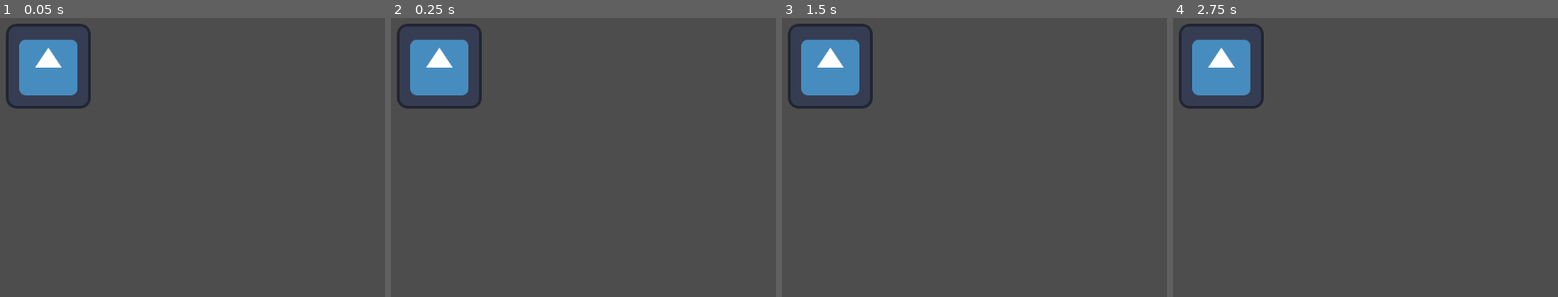
Above: before the commit, frames 1-4 (left to right).
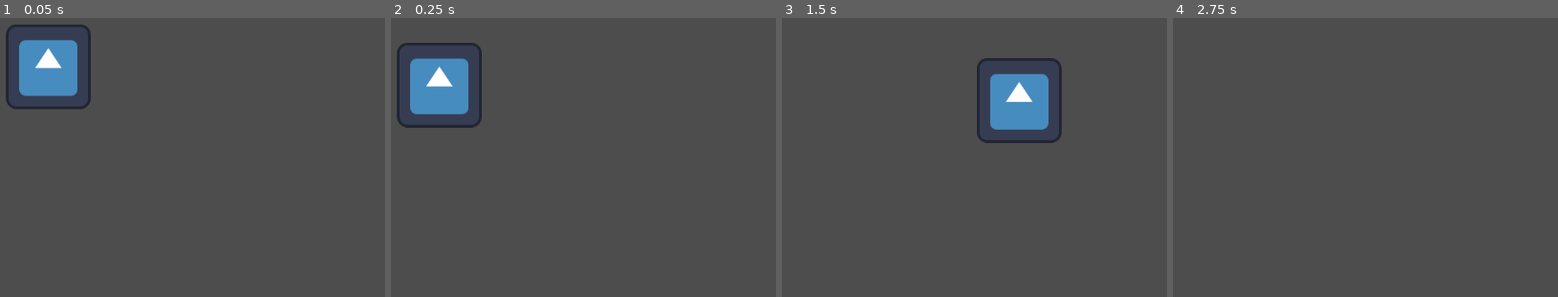
Above: after the commit, the same moments.

Repository: mustard221/GamesNow
Game: Godot game, scene res://Moving.tscn
Same seed, same stepped clock (60 frames per second), same inputs: the game is played once before the commit and once after it. The project has no main scene, so this scene is started directly. The engine's default icon, where the game draws it, is replaced by a stand-in: a white triangle on a blue panel in a dark square.
Inputs:
- Up to frame 1 (0.05 s): no input
- Up to frame 2 (0.25 s): no input
- Up to frame 3 (1.5 s): tap Enter (ui_accept) at 0.5, 0.6, 0.77, 1.07, 1.35 s; hold Right (ui_right) from 0.53 s (still down)
- Up to frame 4 (2.75 s): tap Enter (ui_accept) at 1.52, 1.82, 2.1 s; release Right (ui_right) at 2.03 s; hold Left (ui_left) from 2.03 s (still down)

The runs differ from the first frame. In frame 1, 0.2% of the frame differs, in the area x 3-23%, y 2-33%; in frame 2, 3.4%; in frame 3, 7.8%, in the area x 1-73%, y 2-45%; in frame 4, 3.9%.

Commit message:
IT MOVES AND JUMPS

Diff:
--- a/gamejammovementtest1/Moving.tscn
+++ b/gamejammovementtest1/Moving.tscn
@@ -1,16 +1,31 @@
-[gd_scene load_steps=3 format=3 uid="uid://bx2jtl4f3npd2"]
+[gd_scene load_steps=5 format=3 uid="uid://bx2jtl4f3npd2"]
 
+[ext_resource type="Script" path="res://Player.gd" id="1_eoixu"]
 [ext_resource type="Texture2D" uid="uid://deyo0lkjg22yg" path="res://icon.svg" id="1_jw0fu"]
 
 [sub_resource type="CapsuleShape2D" id="CapsuleShape2D_451oq"]
 radius = 15.0
 
-[node name="CharacterBody2D" type="CharacterBody2D"]
+[sub_resource type="RectangleShape2D" id="RectangleShape2D_e6asq"]
+
+[node name="Node2D" type="Node2D"]
+
+[node name="Player" type="CharacterBody2D" parent="."]
 position = Vector2(569, 282)
+disable_mode = 1
+script = ExtResource("1_eoixu")
 
-[node name="Sprite2D" type="Sprite2D" parent="."]
+[node name="Sprite2D" type="Sprite2D" parent="Player"]
 texture = ExtResource("1_jw0fu")
 
-[node name="CollisionShape2D" type="CollisionShape2D" parent="."]
+[node name="CollisionShape2D" type="CollisionShape2D" parent="Player"]
 scale = Vector2(3.88, 4.2)
 shape = SubResource("CapsuleShape2D_451oq")
+
+[node name="StaticBody2D" type="StaticBody2D" parent="."]
+position = Vector2(573, 461)
+
+[node name="CollisionShape2D" type="CollisionShape2D" parent="StaticBody2D"]
+scale = Vector2(28.6389, -1.83892)
+shape = SubResource("RectangleShape2D_e6asq")
+debug_color = Color(0.0686578, 0.595403, 0.714507, 0.42)
--- /dev/null
+++ b/gamejammovementtest1/Player.gd
@@ -0,0 +1,25 @@
+extends CharacterBody2D
+
+
+const SPEED = 300.0
+const JUMP_VELOCITY = -400.0
+
+
+func _physics_process(delta: float) -> void:
+	# Add the gravity.
+	if not is_on_floor():
+		velocity += get_gravity() * delta
+
+	# Handle jump.
+	if Input.is_action_just_pressed("ui_accept") and is_on_floor():
+		velocity.y = JUMP_VELOCITY
+
+	# Get the input direction and handle the movement/deceleration.
+	# As good practice, you should replace UI actions with custom gameplay actions.
+	var direction := Input.get_axis("ui_left", "ui_right")
+	if direction:
+		velocity.x = direction * SPEED
+	else:
+		velocity.x = move_toward(velocity.x, 0, SPEED)
+
+	move_and_slide()
--- a/gamejammovementtest1/project.godot
+++ b/gamejammovementtest1/project.godot
@@ -13,3 +13,21 @@
 config/name="GameJamMovementTest1"
 config/features=PackedStringArray("4.3", "Forward Plus")
 config/icon="res://icon.svg"
+
+[input]
+
+LEFT={
+"deadzone": 0.5,
+"events": [Object(InputEventKey,"resource_local_to_scene":false,"resource_name":"","device":-1,"window_id":0,"alt_pressed":false,"shift_pressed":false,"ctrl_pressed":false,"meta_pressed":false,"pressed":false,"keycode":0,"physical_keycode":65,"key_label":0,"unicode":97,"location":0,"echo":false,"script":null)
+, Object(InputEventKey,"resource_local_to_scene":false,"resource_name":"","device":-1,"window_id":0,"alt_pressed":false,"shift_pressed":false,"ctrl_pressed":false,"meta_pressed":false,"pressed":false,"keycode":0,"physical_keycode":4194319,"key_label":0,"unicode":0,"location":0,"echo":false,"script":null)
+]
+}
+RIGHT={
+"deadzone": 0.5,
+"events": [Object(InputEventKey,"resource_local_to_scene":false,"resource_name":"","device":-1,"window_id":0,"alt_pressed":false,"shift_pressed":false,"ctrl_pressed":false,"meta_pressed":false,"pressed":false,"keycode":0,"physical_keycode":68,"key_label":0,"unicode":100,"location":0,"echo":false,"script":null)
+]
+}
+JUMP={
+"deadzone": 0.5,
+"events": []
+}
